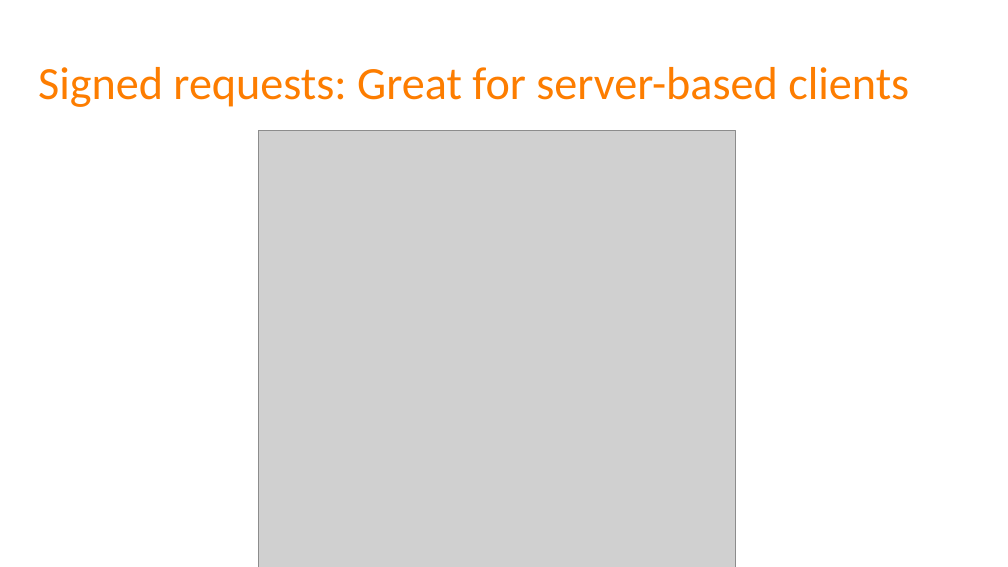
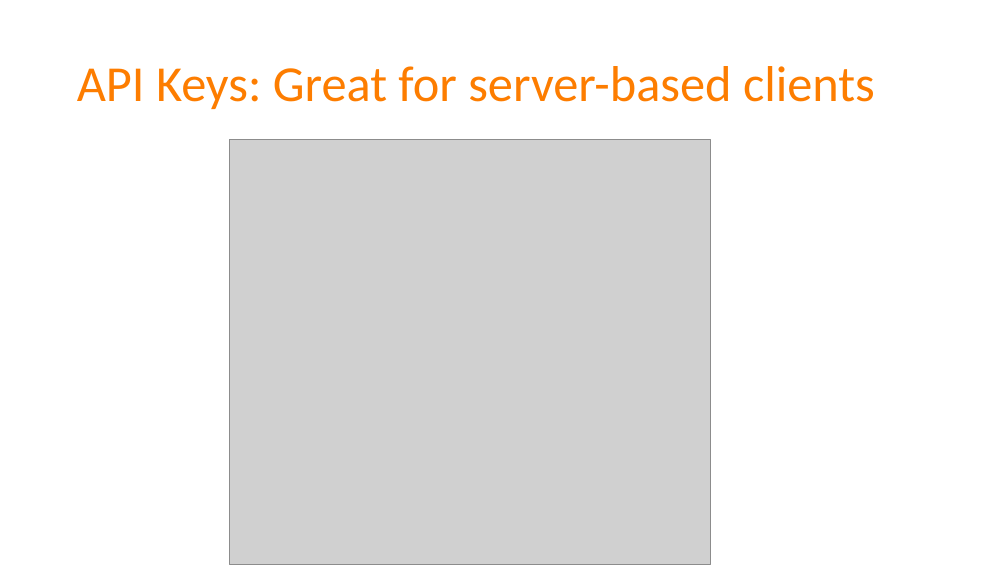
Before and after one commit to spetryjohnson/Securing-Your-API-Endpoints, a slide deck: slide 37 of Securing Your API Endpoints.pptx (slide 38 before the commit). Drawn at 1008x567 pixels with LibreOffice and Linux fonts; fonts in the diff are those of the drawing; grey boxes stand for pictures. Boxes give left, top, right and bottom in pixels: in the first picture for what was removed or moved away, otherwise in the second. Text is boxed around its words. In the diff, an @@ line names an element or a change of style, - is before the commit and + after.

```diff
--- a/Securing Your API Endpoints.pptx
+++ b/Securing Your API Endpoints.pptx
@@ title at [77, 66, 875, 109]: text changed; size 44 to 48 pt @@
-Signed requests: Great for server-based clients
+API Keys: Great for server-based clients
@@ picture: place and size @@
-picture at [259, 130, 737, 567]
+picture at [229, 140, 711, 564]
```
Also in this commit, not shown: 3 other slides changed, 1 slide added, 1 slide removed, 1 other file.
